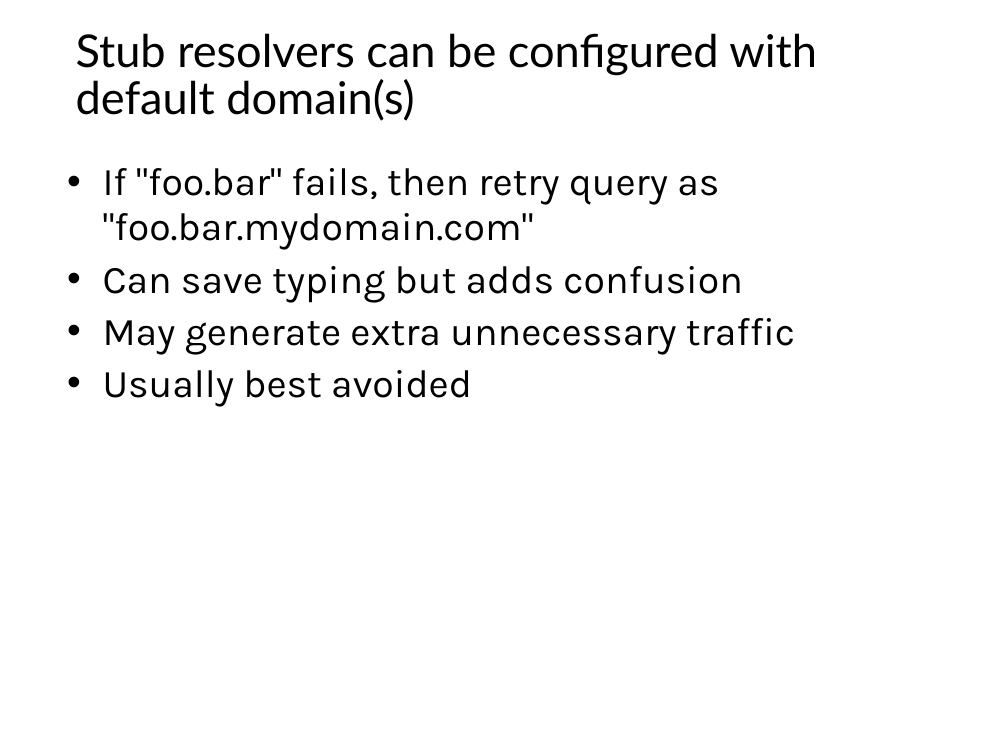
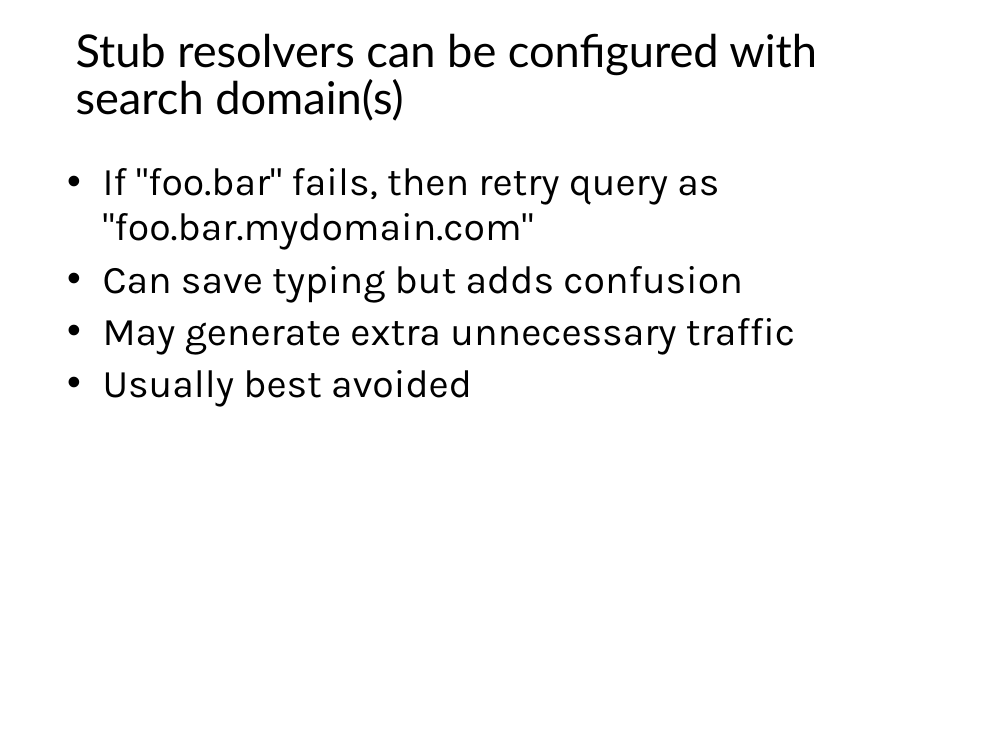
Before and after one commit to afnog/sse, a slide deck: slide 22 of dns/dns1-presentation.pptx. Drawn at 1008x756 pixels with LibreOffice and Linux fonts; fonts in the diff are those of the drawing; background and template pictures are left out. Boxes give left, top, right and bottom in pixels: in the first picture for what was removed or moved away, otherwise in the second. Text is boxed around its words. In the diff, an @@ line names an element or a change of style, - is before the commit and + after.

```diff
--- a/dns/dns1-presentation.pptx
+++ b/dns/dns1-presentation.pptx
@@ title at [76,33,817,121]: text changed @@
-Stub resolvers can be configured with default domain(s)
+Stub resolvers can be configured with search domain(s)
```
Also in this commit, not shown: 8 other slides changed, 4 other files.
